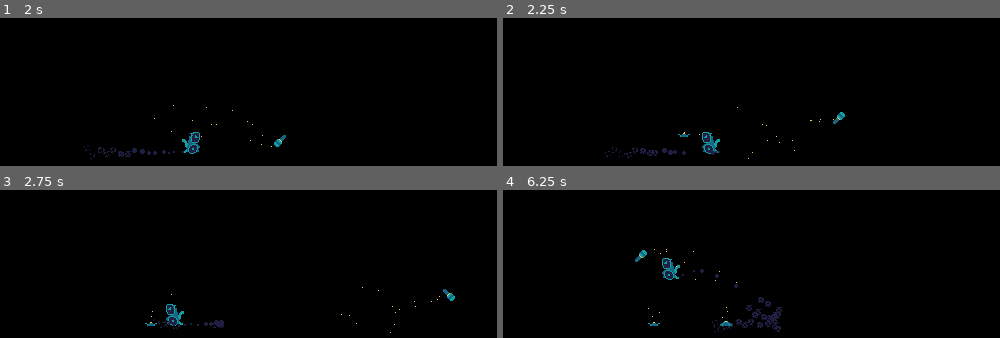
Above: before the commit, frames 1-4 (two rows, left to right).
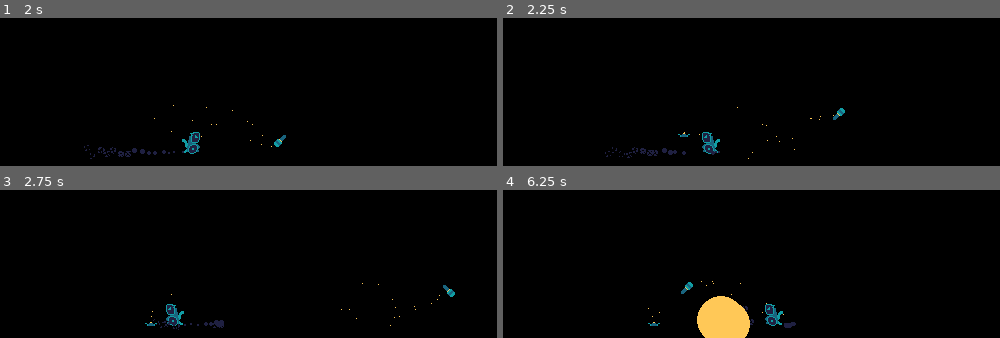
Above: after the commit, the same moments.

Repository: eldskald/acerola-jam-0
Game: Godot game, scene res://main.tscn
Same seed, same stepped clock (60 frames per second), same inputs: the game is played once before the commit and once after it.
Inputs:
- Up to frame 1 (2 s): hold S (look_down) 0.53-1.28 s; hold D (move_right) from 0.53 s (still down); tap K (throw_grenade) at 1.35 s
- Up to frame 2 (2.25 s): release D (move_right) at 2.03 s; hold A (move_left) from 2.03 s (still down); tap J (throw_mine) at 2.1 s
- Up to frame 3 (2.75 s): keep holding A (move_left)
- Up to frame 4 (6.25 s): release A (move_left) at 2.78 s; hold D (move_right) 2.78-4.28 s; tap S (look_down) at 2.85 s; tap K (throw_grenade) at 3.6, 5.85 s; hold A (move_left) 4.28-5.03 s; tap J (throw_mine) at 4.35 s; hold D (move_right) 5.03-5.78 s; hold S (look_down) 5.03-5.78 s; hold A (move_left) from 5.78 s (still down)

Frame 1 is identical in both runs. In frame 2, 0.2% of the frame differs, in the area x 55-69%, y 60-90%; in frame 3, 0.2%; in frame 4, 3.8%, in the area x 26-59%, y 39-100%.

Commit message:
Improve game feel and fix grenade upward launch

Diff:
--- a/project/explosives/grenade/grenade.gd
+++ b/project/explosives/grenade/grenade.gd
@@ -23,8 +23,8 @@
 		_anim.speed_scale = sign(velocity.x)
 
 	# Move
+	velocity.y += gravity * delta
 	var old_velocity := velocity
-	velocity.y += gravity * delta
 	move_and_slide()
 
 	# We need to keep track of the velocity before move_and_slide() because
--- a/project/player/player.gd
+++ b/project/player/player.gd
@@ -17,8 +17,7 @@
 @export_category("Explosion Movement")
 @export var vertical_launch: Vector2
 @export var forward_launch: Vector2
-@export var launch_pos_x_treshold: float
-@export var launch_pos_y_treshold: float
+@export var launch_dir_pos_x_treshold: float
 @export var explosion_immunity_time: float
 
 @export_category("Bomb throwing")
@@ -126,13 +125,13 @@
 func _explode(explosion: Explosion) -> void:
 	if not _explosion_immunity_timer.is_stopped():
 		return
-	if (
-		explosion.position.y > position.y + launch_pos_y_treshold
-		and abs(explosion.position.x - position.x) < launch_pos_x_treshold
-	):
+	if abs(explosion.position.x - position.x) < launch_dir_pos_x_treshold:
 		velocity = vertical_launch
 	else:
-		velocity.x = -forward_launch.x * sign(explosion.position.x - position.x)
+		if explosion.position.x - position.x <= 0.1:
+			velocity.x = forward_launch.x * (-_facing)
+		else:
+			velocity.x = -forward_launch.x * sign(explosion.position.x - position.x)
 		velocity.y = forward_launch.y
 	_explosion_immunity_timer.start(explosion_immunity_time)
 	_set_state(State.EXPLODED)
--- a/project/player/player.tscn
+++ b/project/player/player.tscn
@@ -17,6 +17,186 @@
 particles_anim_v_frames = 6
 particles_anim_loop = true
 
+[sub_resource type="Animation" id="Animation_3ir3n"]
+resource_name = "airborne"
+length = 0.1
+tracks/0/type = "value"
+tracks/0/imported = false
+tracks/0/enabled = true
+tracks/0/path = NodePath(".:frame")
+tracks/0/interp = 1
+tracks/0/loop_wrap = true
+tracks/0/keys = {
+"times": PackedFloat32Array(0),
+"transitions": PackedFloat32Array(1),
+"update": 1,
+"values": [4]
+}
+tracks/1/type = "method"
+tracks/1/imported = false
+tracks/1/enabled = true
+tracks/1/path = NodePath(".")
+tracks/1/interp = 1
+tracks/1/loop_wrap = true
+tracks/1/keys = {
+"times": PackedFloat32Array(0),
+"transitions": PackedFloat32Array(1),
+"values": [{
+"args": [true],
+"method": &"_set_bottom_particles"
+}]
+}
+tracks/2/type = "method"
+tracks/2/imported = false
+tracks/2/enabled = true
+tracks/2/path = NodePath(".")
+tracks/2/interp = 1
+tracks/2/loop_wrap = true
+tracks/2/keys = {
+"times": PackedFloat32Array(0),
+"transitions": PackedFloat32Array(1),
+"values": [{
+"args": [false],
+"method": &"_set_top_particles"
+}]
+}
+
+[sub_resource type="Animation" id="Animation_15khn"]
+resource_name = "dead"
+length = 0.6
+loop_mode = 1
+step = 0.05
+tracks/0/type = "value"
+tracks/0/imported = false
+tracks/0/enabled = true
+tracks/0/path = NodePath(".:frame")
+tracks/0/interp = 1
+tracks/0/loop_wrap = true
+tracks/0/keys = {
+"times": PackedFloat32Array(0, 0.1, 0.2, 0.3, 0.4, 0.5),
+"transitions": PackedFloat32Array(1, 1, 1, 1, 1, 1),
+"update": 1,
+"values": [8, 9, 10, 11, 10, 9]
+}
+tracks/1/type = "method"
+tracks/1/imported = false
+tracks/1/enabled = true
+tracks/1/path = NodePath(".")
+tracks/1/interp = 1
+tracks/1/loop_wrap = true
+tracks/1/keys = {
+"times": PackedFloat32Array(0),
+"transitions": PackedFloat32Array(1),
+"values": [{
+"args": [false],
+"method": &"_set_bottom_particles"
+}]
+}
+tracks/2/type = "method"
+tracks/2/imported = false
+tracks/2/enabled = true
+tracks/2/path = NodePath(".")
+tracks/2/interp = 1
+tracks/2/loop_wrap = true
+tracks/2/keys = {
+"times": PackedFloat32Array(0),
+"transitions": PackedFloat32Array(1),
+"values": [{
+"args": [false],
+"method": &"_set_top_particles"
+}]
+}
+
+[sub_resource type="Animation" id="Animation_tnb2f"]
+resource_name = "exploded"
+length = 0.1
+tracks/0/type = "method"
+tracks/0/imported = false
+tracks/0/enabled = true
+tracks/0/path = NodePath(".")
+tracks/0/interp = 1
+tracks/0/loop_wrap = true
+tracks/0/keys = {
+"times": PackedFloat32Array(0),
+"transitions": PackedFloat32Array(1),
+"values": [{
+"args": [],
+"method": &"_get_random_exploded_frame"
+}]
+}
+tracks/1/type = "method"
+tracks/1/imported = false
+tracks/1/enabled = true
+tracks/1/path = NodePath(".")
+tracks/1/interp = 1
+tracks/1/loop_wrap = true
+tracks/1/keys = {
+"times": PackedFloat32Array(0),
+"transitions": PackedFloat32Array(1),
+"values": [{
+"args": [false],
+"method": &"_set_bottom_particles"
+}]
+}
+tracks/2/type = "method"
+tracks/2/imported = false
+tracks/2/enabled = true
+tracks/2/path = NodePath(".")
+tracks/2/interp = 1
+tracks/2/loop_wrap = true
+tracks/2/keys = {
+"times": PackedFloat32Array(0),
+"transitions": PackedFloat32Array(1),
+"values": [{
+"args": [false],
+"method": &"_set_top_particles"
+}]
+}
+
+[sub_resource type="Animation" id="Animation_03hca"]
+resource_name = "moving"
+length = 0.1
+tracks/0/type = "value"
+tracks/0/imported = false
+tracks/0/enabled = true
+tracks/0/path = NodePath(".:frame")
+tracks/0/interp = 1
+tracks/0/loop_wrap = true
+tracks/0/keys = {
+"times": PackedFloat32Array(0),
+"transitions": PackedFloat32Array(1),
+"update": 1,
+"values": [4]
+}
+tracks/1/type = "method"
+tracks/1/imported = false
+tracks/1/enabled = true
+tracks/1/path = NodePath(".")
+tracks/1/interp = 1
+tracks/1/loop_wrap = true
+tracks/1/keys = {
+"times": PackedFloat32Array(0),
+"transitions": PackedFloat32Array(1),
+"values": [{
+"args": [true],
+"method": &"_set_bottom_particles"
+}]
+}
+tracks/2/type = "method"
+tracks/2/imported = false
+tracks/2/enabled = true
+tracks/2/path = NodePath(".")
+tracks/2/interp = 1
+tracks/2/loop_wrap = true
+tracks/2/keys = {
+"times": PackedFloat32Array(0),
+"transitions": PackedFloat32Array(1),
+"values": [{
+"args": [false],
+"method": &"_set_top_particles"
+}]
+}
+
 [sub_resource type="Animation" id="Animation_6xvri"]
 resource_name = "standing"
 length = 9.0
@@ -59,186 +239,6 @@
 "transitions": PackedFloat32Array(1),
 "values": [{
 "args": [true],
-"method": &"_set_top_particles"
-}]
-}
-
-[sub_resource type="Animation" id="Animation_15khn"]
-resource_name = "dead"
-length = 0.6
-loop_mode = 1
-step = 0.05
-tracks/0/type = "value"
-tracks/0/imported = false
-tracks/0/enabled = true
-tracks/0/path = NodePath(".:frame")
-tracks/0/interp = 1
-tracks/0/loop_wrap = true
-tracks/0/keys = {
-"times": PackedFloat32Array(0, 0.1, 0.2, 0.3, 0.4, 0.5),
-"transitions": PackedFloat32Array(1, 1, 1, 1, 1, 1),
-"update": 1,
-"values": [8, 9, 10, 11, 10, 9]
-}
-tracks/1/type = "method"
-tracks/1/imported = false
-tracks/1/enabled = true
-tracks/1/path = NodePath(".")
-tracks/1/interp = 1
-tracks/1/loop_wrap = true
-tracks/1/keys = {
-"times": PackedFloat32Array(0),
-"transitions": PackedFloat32Array(1),
-"values": [{
-"args": [false],
-"method": &"_set_bottom_particles"
-}]
-}
-tracks/2/type = "method"
-tracks/2/imported = false
-tracks/2/enabled = true
-tracks/2/path = NodePath(".")
-tracks/2/interp = 1
-tracks/2/loop_wrap = true
-tracks/2/keys = {
-"times": PackedFloat32Array(0),
-"transitions": PackedFloat32Array(1),
-"values": [{
-"args": [false],
-"method": &"_set_top_particles"
-}]
-}
-
-[sub_resource type="Animation" id="Animation_03hca"]
-resource_name = "moving"
-length = 0.1
-tracks/0/type = "value"
-tracks/0/imported = false
-tracks/0/enabled = true
-tracks/0/path = NodePath(".:frame")
-tracks/0/interp = 1
-tracks/0/loop_wrap = true
-tracks/0/keys = {
-"times": PackedFloat32Array(0),
-"transitions": PackedFloat32Array(1),
-"update": 1,
-"values": [4]
-}
-tracks/1/type = "method"
-tracks/1/imported = false
-tracks/1/enabled = true
-tracks/1/path = NodePath(".")
-tracks/1/interp = 1
-tracks/1/loop_wrap = true
-tracks/1/keys = {
-"times": PackedFloat32Array(0),
-"transitions": PackedFloat32Array(1),
-"values": [{
-"args": [true],
-"method": &"_set_bottom_particles"
-}]
-}
-tracks/2/type = "method"
-tracks/2/imported = false
-tracks/2/enabled = true
-tracks/2/path = NodePath(".")
-tracks/2/interp = 1
-tracks/2/loop_wrap = true
-tracks/2/keys = {
-"times": PackedFloat32Array(0),
-"transitions": PackedFloat32Array(1),
-"values": [{
-"args": [false],
-"method": &"_set_top_particles"
-}]
-}
-
-[sub_resource type="Animation" id="Animation_3ir3n"]
-resource_name = "airborne"
-length = 0.1
-tracks/0/type = "value"
-tracks/0/imported = false
-tracks/0/enabled = true
-tracks/0/path = NodePath(".:frame")
-tracks/0/interp = 1
-tracks/0/loop_wrap = true
-tracks/0/keys = {
-"times": PackedFloat32Array(0),
-"transitions": PackedFloat32Array(1),
-"update": 1,
-"values": [4]
-}
-tracks/1/type = "method"
-tracks/1/imported = false
-tracks/1/enabled = true
-tracks/1/path = NodePath(".")
-tracks/1/interp = 1
-tracks/1/loop_wrap = true
-tracks/1/keys = {
-"times": PackedFloat32Array(0),
-"transitions": PackedFloat32Array(1),
-"values": [{
-"args": [true],
-"method": &"_set_bottom_particles"
-}]
-}
-tracks/2/type = "method"
-tracks/2/imported = false
-tracks/2/enabled = true
-tracks/2/path = NodePath(".")
-tracks/2/interp = 1
-tracks/2/loop_wrap = true
-tracks/2/keys = {
-"times": PackedFloat32Array(0),
-"transitions": PackedFloat32Array(1),
-"values": [{
-"args": [false],
-"method": &"_set_top_particles"
-}]
-}
-
-[sub_resource type="Animation" id="Animation_tnb2f"]
-resource_name = "exploded"
-length = 0.1
-tracks/0/type = "method"
-tracks/0/imported = false
-tracks/0/enabled = true
-tracks/0/path = NodePath(".")
-tracks/0/interp = 1
-tracks/0/loop_wrap = true
-tracks/0/keys = {
-"times": PackedFloat32Array(0),
-"transitions": PackedFloat32Array(1),
-"values": [{
-"args": [],
-"method": &"_get_random_exploded_frame"
-}]
-}
-tracks/1/type = "method"
-tracks/1/imported = false
-tracks/1/enabled = true
-tracks/1/path = NodePath(".")
-tracks/1/interp = 1
-tracks/1/loop_wrap = true
-tracks/1/keys = {
-"times": PackedFloat32Array(0),
-"transitions": PackedFloat32Array(1),
-"values": [{
-"args": [false],
-"method": &"_set_bottom_particles"
-}]
-}
-tracks/2/type = "method"
-tracks/2/imported = false
-tracks/2/enabled = true
-tracks/2/path = NodePath(".")
-tracks/2/interp = 1
-tracks/2/loop_wrap = true
-tracks/2/keys = {
-"times": PackedFloat32Array(0),
-"transitions": PackedFloat32Array(1),
-"values": [{
-"args": [false],
 "method": &"_set_top_particles"
 }]
 }
@@ -267,8 +267,7 @@
 fall_speed = 300.0
 vertical_launch = Vector2(0, -400)
 forward_launch = Vector2(300, -300)
-launch_pos_x_treshold = 8.0
-launch_pos_y_treshold = 8.0
+launch_dir_pos_x_treshold = 4.0
 explosion_immunity_time = 0.5
 mine_scene = ExtResource("2_6hytv")
 grenade_scene = ExtResource("3_03kvf")
